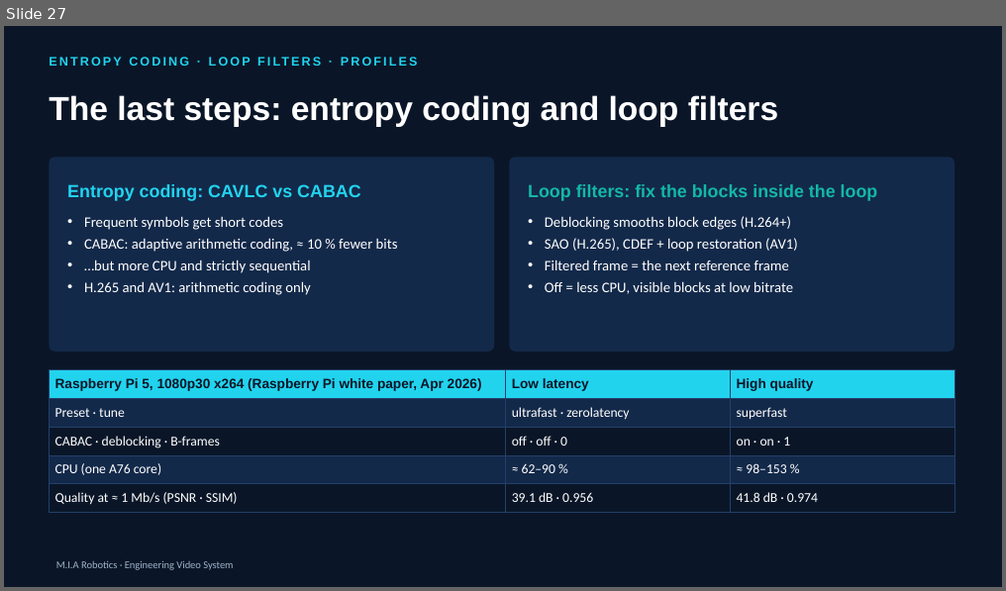
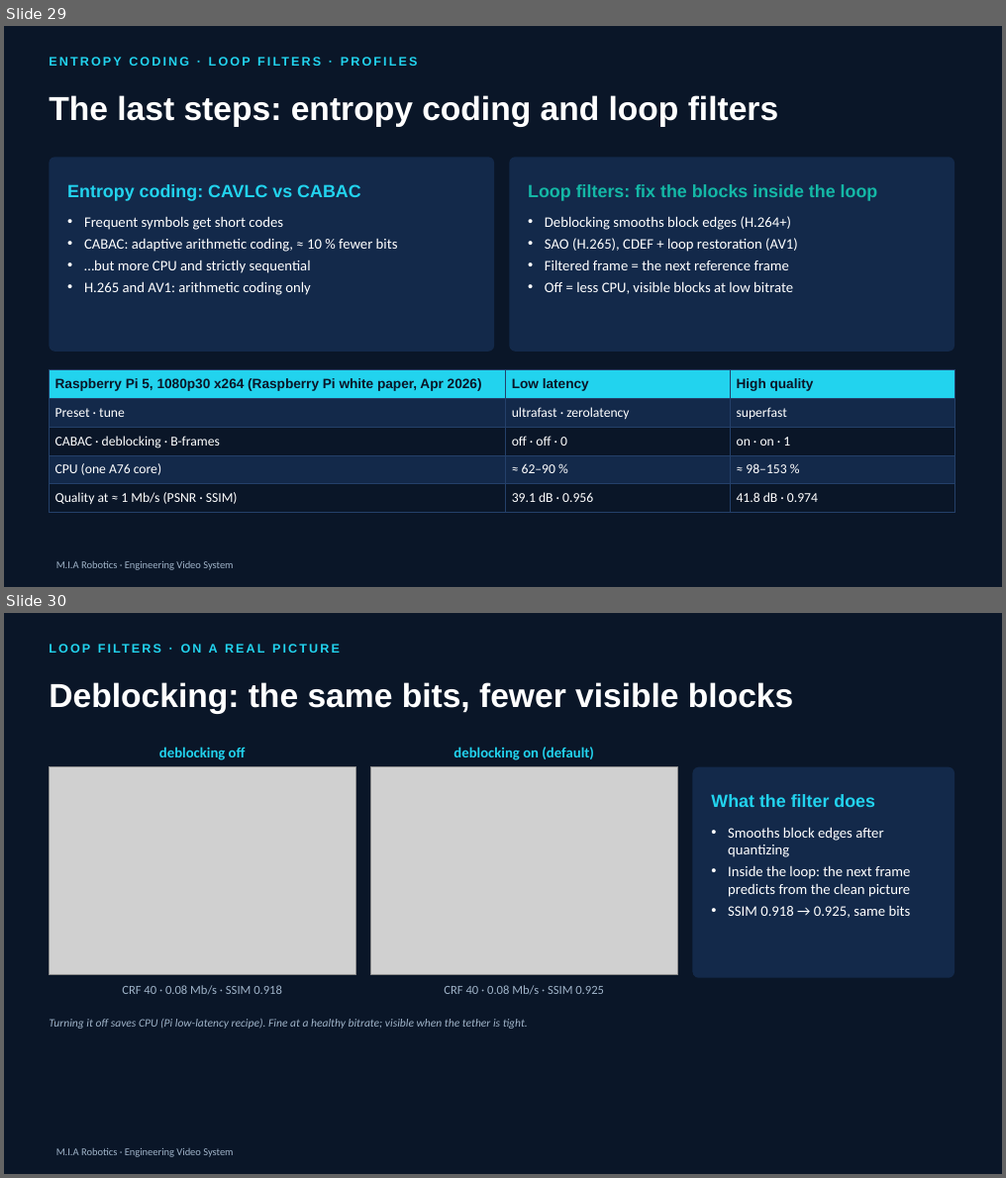
Before and after one commit to YoussefAbbas2001/video-streaming, a slide deck: presentation/MIA_Video_Streaming.pptx. Shown one above the other, each under a label of ours: slide 27 before the commit, slides 29 and 30 after it. The pictures are 1006x591 and 1006x1178 pixels, drawn with LibreOffice and Linux fonts; fonts in the diff are those of the drawing; grey boxes stand for pictures; background and template pictures are left out. Boxes give left, top, right and bottom in pixels: in the first picture for what was removed or moved away, otherwise in the second. Text is boxed around its words. In the diff, an @@ line names an element or a change of style, - is before the commit and + after.

```diff
--- a/presentation/MIA_Video_Streaming.pptx
+++ b/presentation/MIA_Video_Streaming.pptx
@@ slide 30 added at bbox=[4, 613, 1002, 1174], background #0A1628; not listed: 1 template element that a slide beside it also shows @@
@@ text added at bbox=[209, 644, 218, 653], 12 pt, text #22D3EE, bold @@
+LOOP FILTERS · ON A REAL PICTURE
@@ title added at bbox=[49, 682, 793, 714], 32 pt, text #FFFFFF, bold @@
+Deblocking: the same bits, fewer visible blocks
@@ text added at bbox=[159, 747, 246, 761], 14 pt, text #22D3EE, bold @@
+deblocking off
@@ text added at bbox=[453, 747, 594, 761], 14 pt, text #22D3EE, bold @@
+deblocking on (default)
@@ picture added at bbox=[49, 767, 355, 975] @@
@@ picture added at bbox=[371, 767, 678, 975] @@
@@ rounded rectangle added at bbox=[693, 767, 954, 978], fill #13294A @@
@@ text added at bbox=[711, 794, 875, 807], 17 pt, text #22D3EE, bold @@
+What the filter does
@@ text added at bbox=[728, 827, 911, 918], 14 pt, text #FFFFFF @@
+• Smooths block edges after quantizing
+• Inside the loop: the next frame predicts from the clean picture
+• SSIM 0.918 → 0.925, same bits
@@ text added at bbox=[122, 985, 282, 994], 12 pt, text #9FB3C8 @@
+CRF 40 · 0.08 Mb/s · SSIM 0.918
@@ text added at bbox=[444, 985, 604, 994], 12 pt, text #9FB3C8 @@
+CRF 40 · 0.08 Mb/s · SSIM 0.925
@@ text added at bbox=[49, 1019, 528, 1029], 11 pt, text #9FB3C8, italic @@
+Turning it off saves CPU (Pi low-latency recipe). Fine at a healthy bitrate; visible when the tether is tight.
@@ what was slide 27 is now slide 29 @@
```
Also in this commit, not shown: 7 other slides added, 16 other files.
